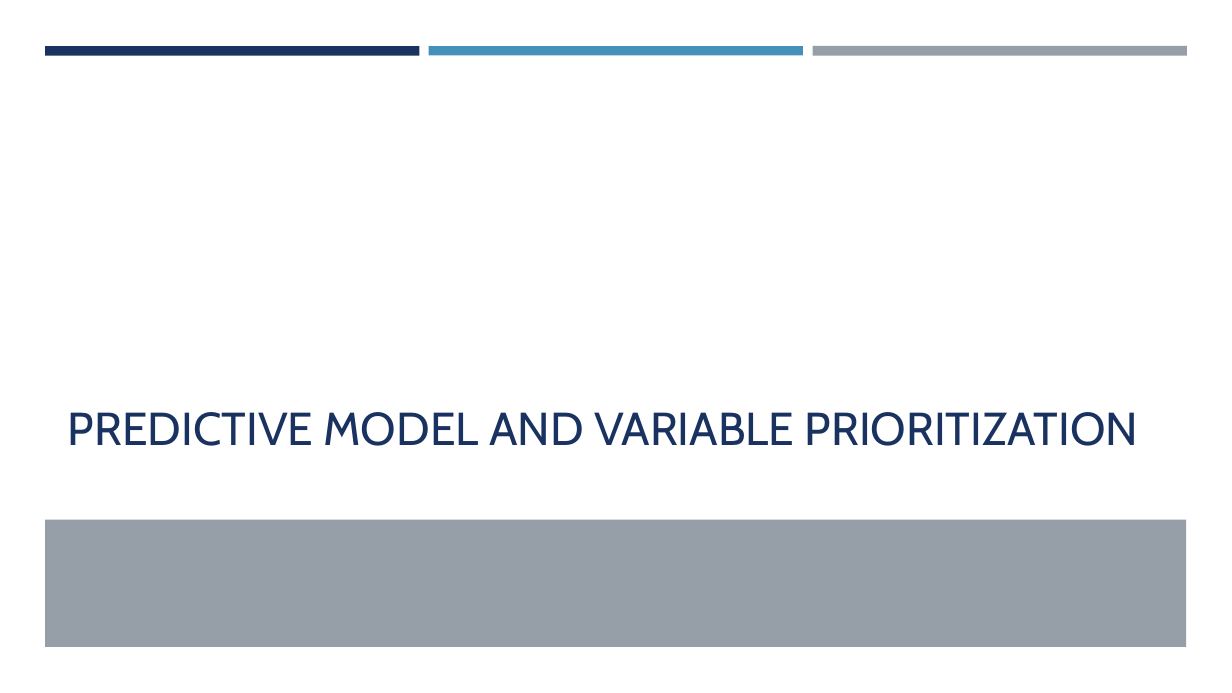
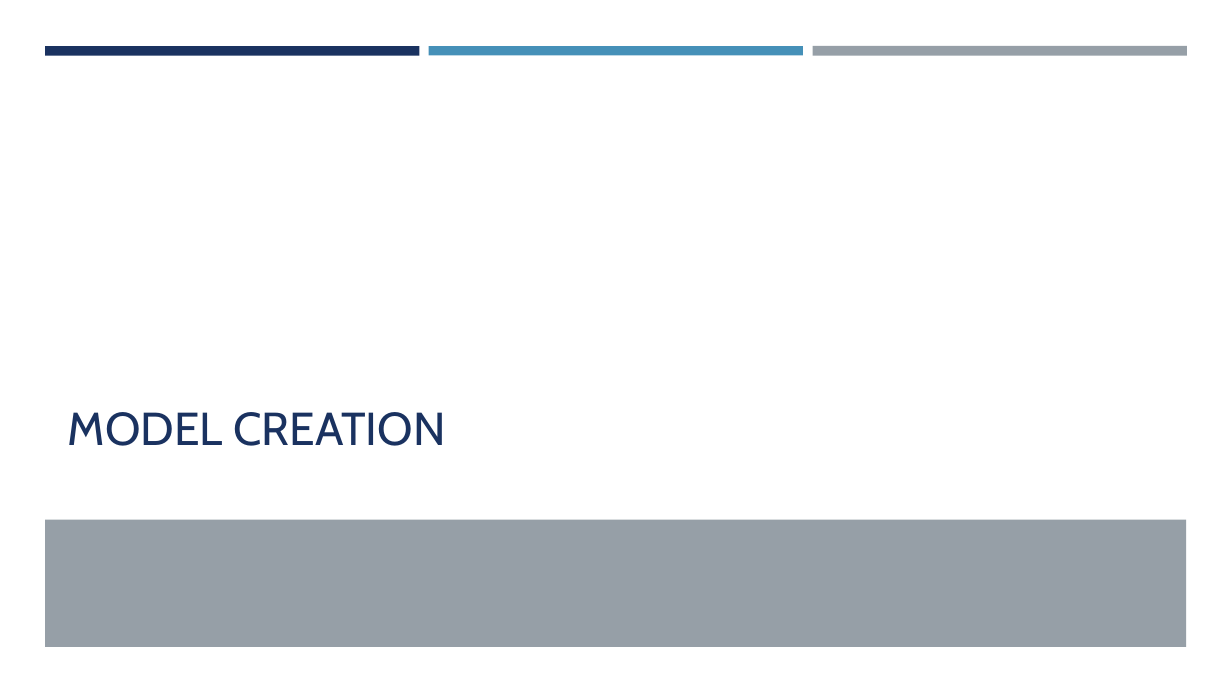
Before and after one commit to jainhsuya/msds.6306.case.study.2, a slide deck: slide 7 of Case Study 2.pptx (slide 6 before the commit). Drawn at 1232x693 pixels with LibreOffice and Linux fonts; fonts in the diff are those of the drawing. Boxes give left, top, right and bottom in pixels: in the first picture for what was removed or moved away, otherwise in the second. Text is boxed around its words. In the diff, an @@ line names an element or a change of style, - is before the commit and + after.

Commit message:
In Progress 2

```diff
--- a/Case Study 2.pptx
+++ b/Case Study 2.pptx
@@ title at bbox=[68, 412, 445, 446]: text changed @@
-PREDICTIVE MODEL AND VARIABLE PRIORITIZATION
+MODEL CREATION
```
Also in this commit, not shown: 4 other slides changed, 5 slides added, 1 slide removed.
